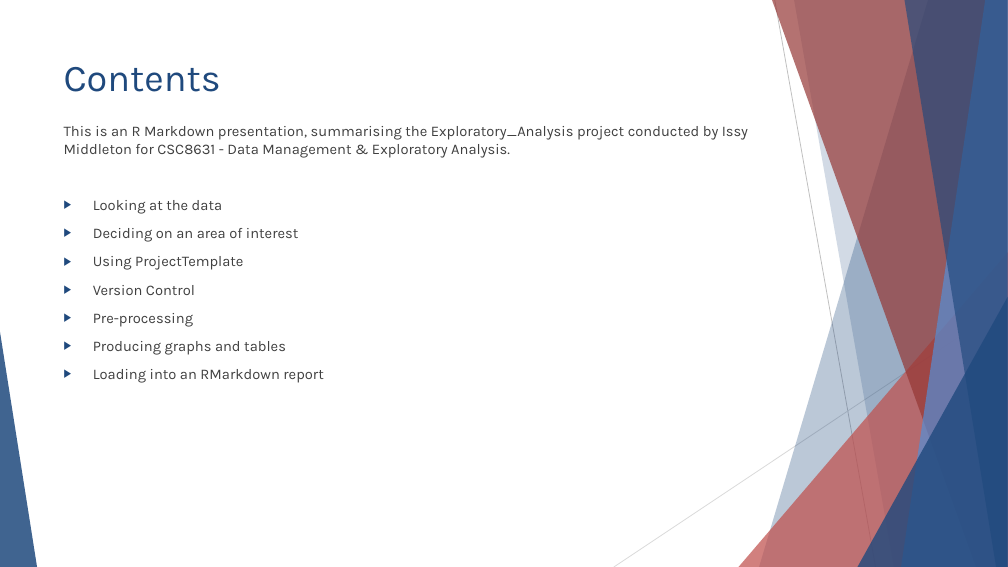
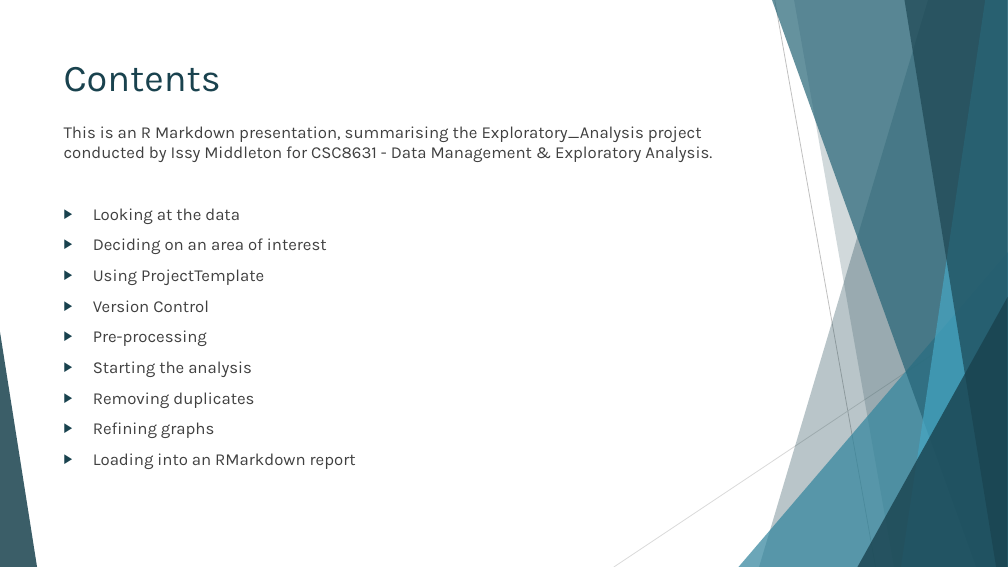
Before and after one commit to IssyMiddleton/CSC8631-Data-Management-Exploratory-Analysis, a slide deck: slide 2 of Exploratory_Analysis/reports/Overview-Presentation.pptx. Drawn at 1008x567 pixels with LibreOffice and Linux fonts; fonts in the diff are those of the drawing. Boxes give left, top, right and bottom in pixels: in the first picture for what was removed or moved away, otherwise in the second. Text is boxed around its words. In the diff, an @@ line names an element or a change of style, - is before the commit and + after.

Commit message:
Colour scheme changes to graphs, report and presentation

```diff
--- a/Exploratory_Analysis/reports/Overview-Presentation.pptx
+++ b/Exploratory_Analysis/reports/Overview-Presentation.pptx
@@ freeform shape at [759,0,1008,567]: fill #1F497D at 30% opacity to #19424E at 30% opacity @@
@@ freeform shape at [772,0,1008,567]: fill #953735 at 70% opacity to #256476 at 70% opacity @@
@@ freeform shape at [794,0,1008,567]: fill #1F497D at 20% opacity to #19424E at 20% opacity @@
@@ freeform shape at [901,0,1008,567]: fill #558ED5 at 70% opacity to #46A7C4 at 70% opacity @@
@@ freeform shape at [904,0,1008,567]: fill #1F497D at 65% opacity to #19424E at 65% opacity @@
@@ title "Contents" at [64,67,221,92]: text colour #1F497D to #19424E @@
@@ text at [64,126,712,469]: size 14 to 16 pt in "This is an R Markdown presentation, summarising ...", "Looking at the data", "Deciding on an area of interest", "Using ProjectTemplate" and 3 more places; bullet colour #1F497D to #19424E @@
@@ triangle at [739,252,1008,567]: fill #C0504D at 72% opacity to #32859D at 72% opacity @@
@@ triangle at [858,297,1008,567]: fill #1F497D at 80% opacity to #19424E at 80% opacity @@
@@ triangle at [0,332,37,567]: fill #1F497D at 85% opacity to #19424E at 85% opacity @@
@@ text at [93,361,254,438]: text changed; size 14 to 16 pt @@
-  ▶ Producing graphs and tables
+  ▶ Starting the analysis
+  ▶ Removing duplicates
+  ▶ Refining graphs
```
Also in this commit, not shown: 10 other slides changed, 5 slides added, 4 slides removed, 55 other files.
